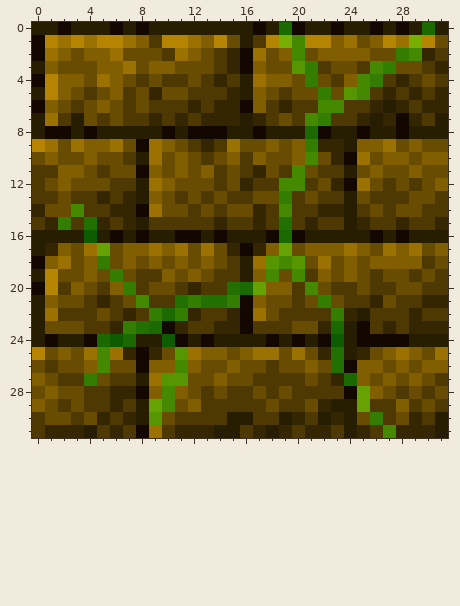
Pixel-art sprite: crawl-ref/source/rltiles/dngn/wall/brick_brown-vines1.png. This is how it looked before the edit.
The file is 32x32 pixels.
After the commit:
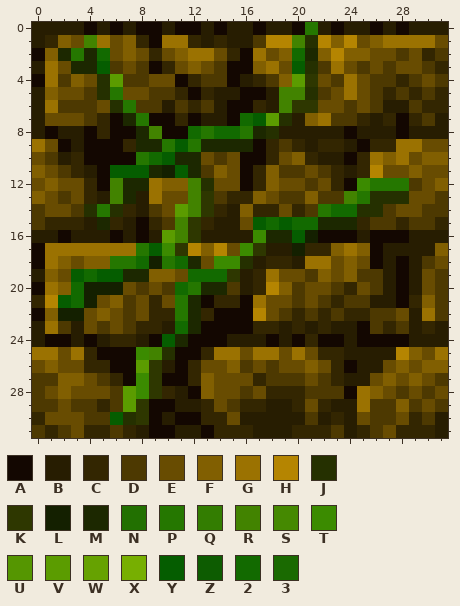
Palette (. is transparent): A #130701  B #271d01  C #332601  D #4d3901  E #684c01  F #815f01  G #9b7201  H #b58501  J #253000  K #2e3700  L #142000  M #1c2800  N #227001  P #257700  Q #337d01  R #428300  S #458901  T #3b8b00  U #559601  V #5b9c00  W #66a201  X #77af01  Y #055d00  Z #0d5c01  2 #126a00  3 #1a6a01
The edit:
Changed rows in their new state; - is an unchanged pixel.
first column x 0:
 0 --B-A----A-AA-A----B-P--------B-
 1 BCFERGEFCAGGCBCB---HRJ--H--G-GG-
 2 -FMPM2EF-CEFGGE-----2M-H----DE--
 3 -G-MMYDEDAC-F--A--G-YJ-G--ED----
 4 -GD--JVD--EAC-DA-CD-VK--GED-----
 5 -FE--JPE-DDCACBBAABRRJD-GE------
 6 BGD-DEJPD-B---BA-CBRKKEE-ED-B---
 7 -EEEDCAMPAA-ABBA2YVJBFG---------
 8 --B--CAAMR-A2P22PMJ--BB-AB------
 9 GEABAAACMMPYPMMMMACDCB---ACCGG--
10 -DBCAAAAP2YMMEDEAAC--CBB-CG-G---
11 FEDCBAYYYMLYMDF-A-F-D--C-CH-----
12 EFE-CARMM--FRJE-ACFEE----TPPP---
13 FEDECBRM-G-ERKDCCF-D-F--RPJJJ---
14 D--DJPJ-BD-VRKCBF-CEC-P22JJ-----
15 --CCBMCBAC-RKCBBEY2Y22MMM-------
16 --A-B-----VRK-B--TMMYLAAA--A----
17 AGGG-GGGPYTKHFHETKBBLCC---ABBBB-
18 -GF--FPP2LP2METTJBCCBG----ABAB--
19 -F-Y2YYMMF--222K-CG-E----D-BAB--
20 -GF2LLLE--D2PMMDBCH--E--C--BABE-
21 CHY2LEFDECEPMACC-G----DC--BBACFD
22 AFLLEFEDECCPMCAA-H--C-CD-C--EBG-
23 -GDBE-EDCCB2MAAA-CCBCB-B-----B-B
24 --A--BCC-AYMA-A------C-A--------
25 GGEGCAAATRJAACGGE------C-BBBH---
26 -F--CCAAVKBAC---D------C-BB-----
27 DDFFEDCATKAACFE--C------BB------
28 DEF-EEDVTKCBAF-E--CCC----G------
29 DDED-CDVKAABBCE-CCBBC----G------
30 C--EDDYJKABAACCE-BB-B-----D-----
31 --DECCDCBAABBACCCB-BC------E----
Changed places in both pictures, as pixel boxes (x1, y1, x2, y2):
changed: (32, 22, 448, 438)
